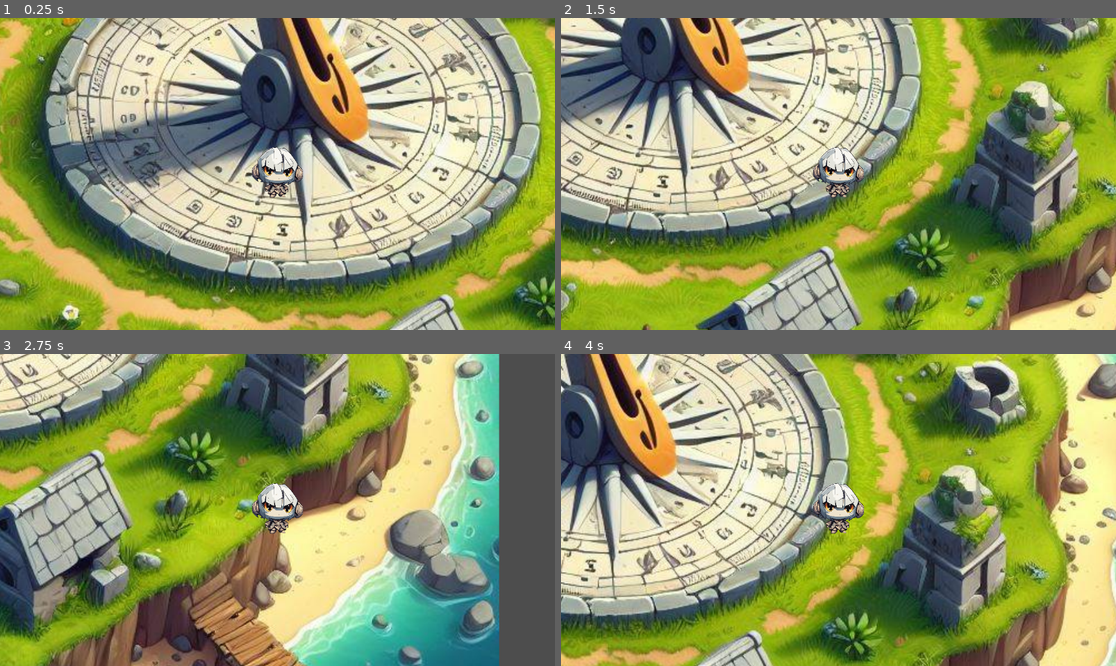
Above: before the commit, frames 1-4 (two rows, left to right).
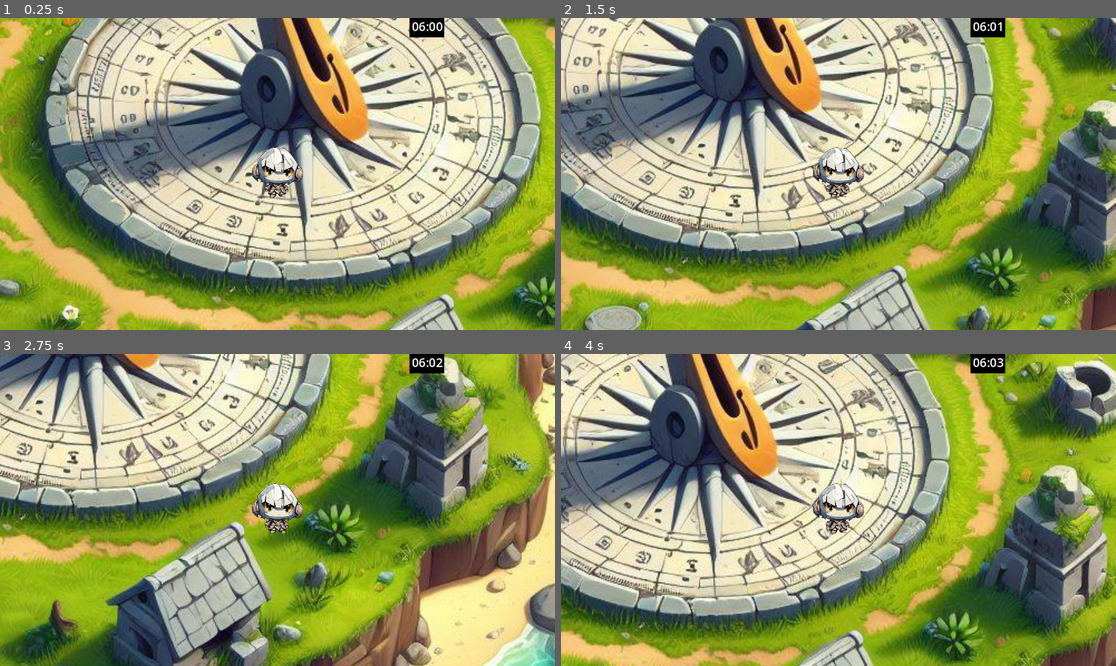
Above: after the commit, the same moments.

Repository: Hollow-Head/Sky-Island-Game
Game: Godot game, scene res://Scenes/Main.tscn
Two runs of this game, one before a commit and one after it. Both use one fixed random seed, a clock stepped at 60 frames per second and the inputs below.
Inputs:
- Up to frame 1 (0.25 s): no input
- Up to frame 2 (1.5 s): tap Enter at 0.5 s; hold Right (Right) 0.53-1.28 s; hold Down (Down) from 1.28 s (still down)
- Up to frame 3 (2.75 s): release Down (Down) at 2.03 s; hold Right (Right) from 2.03 s (still down)
- Up to frame 4 (4 s): release Right (Right) at 2.78 s; hold Up (Up) 2.78-3.53 s; hold Left (Left) from 3.53 s (still down)

The runs differ from the first frame. In frame 1, 0.4% of the frame differs, in the area x 73-81%, y 0-7%; in frame 2, 85%; in frame 3, 95%, in the area x 0-100%, y 0-100%; in frame 4, 89%.

Commit message:
In Game Timer System
The title self explain

Diff:
--- a/Scenes/Main.tscn
+++ b/Scenes/Main.tscn
@@ -1,8 +1,9 @@
-[gd_scene load_steps=4 format=3 uid="uid://c8gx26dayf4n6"]
+[gd_scene load_steps=5 format=3 uid="uid://c8gx26dayf4n6"]
 
 [ext_resource type="PackedScene" uid="uid://biwjt8wwbkgf8" path="res://Scenes/Player.tscn" id="1_8bx5u"]
 [ext_resource type="PackedScene" uid="uid://bwuam0srdawdw" path="res://Scenes/Island.tscn" id="2_2ubhq"]
 [ext_resource type="Texture2D" uid="uid://cpajjn0oe0ll0" path="res://Sprites/IslandConcept.jpg" id="2_nqs0h"]
+[ext_resource type="Script" path="res://Scripts/GameTime.gd" id="4_pqbyu"]
 
 [node name="Main" type="Node"]
 
@@ -11,3 +12,9 @@
 texture = ExtResource("2_nqs0h")
 
 [node name="Player" parent="." instance=ExtResource("1_8bx5u")]
+
+[node name="Game Time" type="Timer" parent="."]
+script = ExtResource("4_pqbyu")
+horaInicial = 6
+
+[connection signal="timeout" from="Game Time" to="Game Time" method="_on_timeout"]
--- a/Scenes/Player.tscn
+++ b/Scenes/Player.tscn
@@ -1,7 +1,8 @@
-[gd_scene load_steps=4 format=3 uid="uid://biwjt8wwbkgf8"]
+[gd_scene load_steps=5 format=3 uid="uid://biwjt8wwbkgf8"]
 
 [ext_resource type="Script" path="res://Scripts/Player.gd" id="1_ydkxx"]
 [ext_resource type="Texture2D" uid="uid://myjedlln5k0r" path="res://Sprites/PlayerConcept.png" id="2_82yvj"]
+[ext_resource type="Script" path="res://Scripts/TimeText.gd" id="3_8qf8m"]
 
 [sub_resource type="CircleShape2D" id="CircleShape2D_43em7"]
 radius = 33.0151
@@ -19,3 +20,17 @@
 shape = SubResource("CircleShape2D_43em7")
 
 [node name="Camera2D" type="Camera2D" parent="."]
+
+[node name="ColorRect" type="ColorRect" parent="."]
+offset_left = 274.0
+offset_top = -324.0
+offset_right = 346.0
+offset_bottom = -284.0
+color = Color(0, 0, 0, 1)
+
+[node name="TimeText" type="RichTextLabel" parent="ColorRect"]
+offset_left = 5.0
+offset_right = 301.0
+offset_bottom = 141.0
+theme_override_font_sizes/normal_font_size = 25
+script = ExtResource("3_8qf8m")
--- /dev/null
+++ b/Scripts/GameTime.gd
@@ -0,0 +1,26 @@
+extends Timer
+
+@export var minutoInicial : int
+@export var horaInicial : int
+
+var minuto := 0
+var hora := 0
+
+func _ready():
+	minuto = minutoInicial
+	hora = horaInicial
+	start()
+	pass
+
+func _process(delta):
+	pass
+
+func _on_timeout():
+	minuto += 1
+	if minuto == 60:
+		minuto = 0
+		hora += 1
+	if hora == 24:
+		hora = 0
+	#print("Hora: " + str(hora) + " Minuto: " + str(minuto))
+	pass
--- a/Scripts/Player.gd
+++ b/Scripts/Player.gd
@@ -1,12 +1,12 @@
 extends CharacterBody2D
 
-const SPEED = 30000.0
+const SPEED = 300.0
 
 func _physics_process(delta):
 	var direction = Input.get_vector("Left", "Right", "Up", "Down")
 
 	if direction:
-		velocity = direction * SPEED * delta
+		velocity = direction * SPEED
 	else:
 		velocity.x = move_toward(velocity.x, 0, SPEED)
 		velocity.y = move_toward(velocity.y, 0, SPEED)
--- /dev/null
+++ b/Scripts/TimeText.gd
@@ -0,0 +1,31 @@
+extends RichTextLabel
+
+# This change the value the time will be displayed, but will not affect the Timer
+# Ex: if change = 10, the UI will change every 10 seconds
+@export var change = 0
+
+@onready var time : Timer = get_node("/root/Main/Game Time")
+
+func _ready():
+	# Makes that change cannot be negative and if the value is default it'll change to 1
+	if change <= 0:
+		change = 1
+	pass
+
+func _process(delta):
+	changeTimeText()
+	pass
+
+func changeTimeText():
+	# Every "change" seconds the UI change
+	if time.minuto % change == 0:
+		clear()
+		if time.hora < 10 and time.minuto < 10:
+			add_text("0" + str(time.hora) + ":0" + str(time.minuto))
+		elif time.hora < 10 and time.minuto >= 10:
+			add_text("0" + str(time.hora) + ":" + str(time.minuto))
+		elif time.hora >= 10 and time.minuto < 10:
+			add_text("" + str(time.hora) + ":0" + str(time.minuto))
+		elif time.hora >= 10 and time.minuto >= 10:
+			add_text("" + str(time.hora) + ":" + str(time.minuto))
+	pass
--- /dev/null
+++ b/Teste.gd
@@ -0,0 +1,14 @@
+extends Timer
+
+# Called when the node enters the scene tree for the first time.
+func _ready():
+	pass # Replace with function body.
+
+
+# Called every frame. 'delta' is the elapsed time since the previous frame.
+func _process(delta):
+	pass
+
+
+func _on_timeout():
+	pass # Replace with function body.
